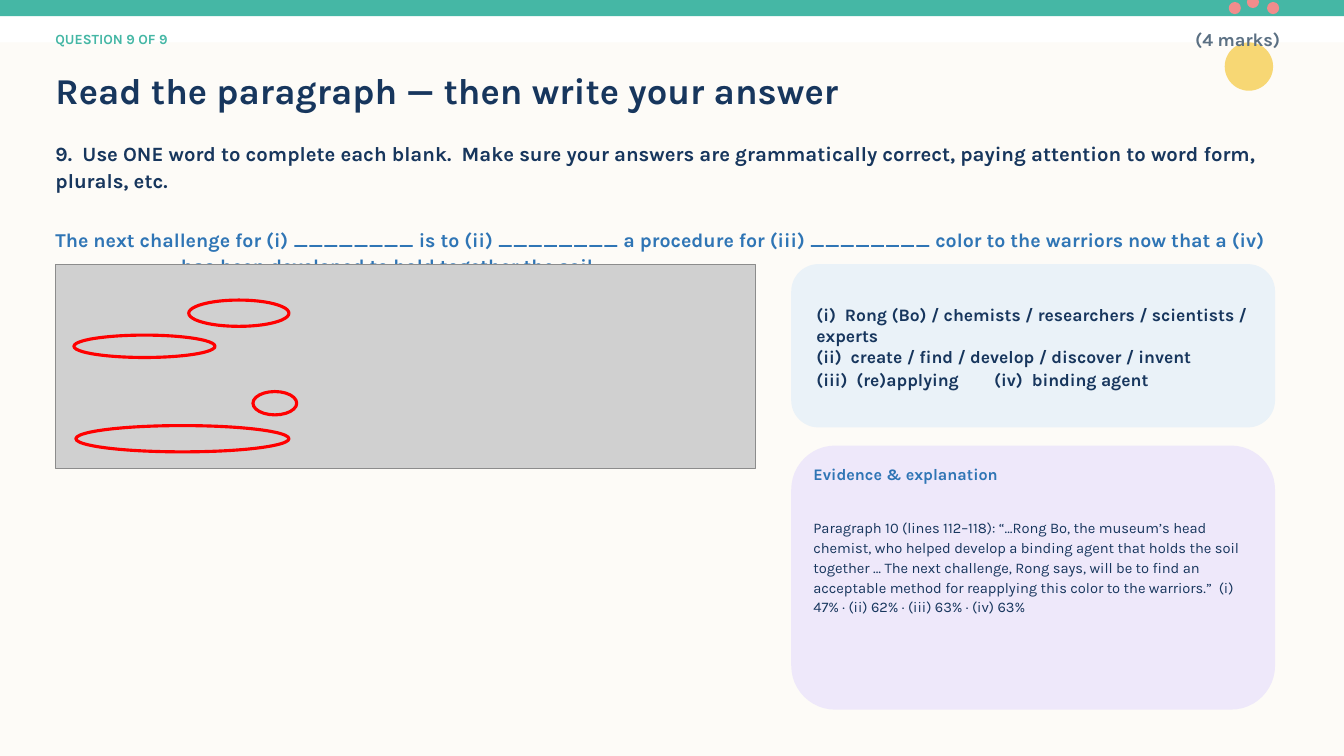
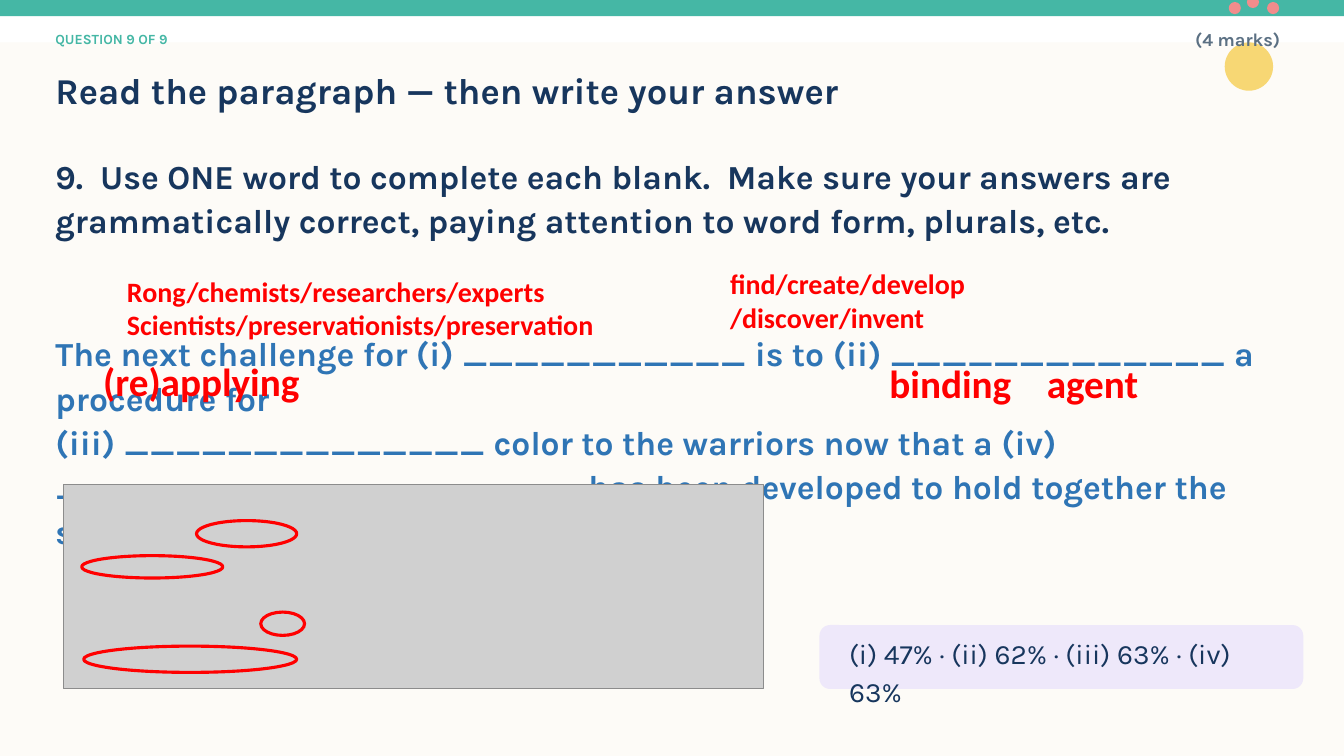
Before and after one commit to flyingbee2026/f6-sp-lesson4, a slide deck: slide 14 of F6_SP_Lesson_4_2013_Part_A_Open-Ended_PPT.pptx. Drawn at 1344x756 pixels with LibreOffice and Linux fonts; fonts in the diff are those of the drawing; grey boxes stand for pictures. Boxes give left, top, right and bottom in pixels: in the first picture for what was removed or moved away, otherwise in the second. Text is boxed around its words. In the diff, an @@ line names an element or a change of style, - is before the commit and + after.

Commit message:
Helen's finalized L4 deck: exp-card first (blinds), floating red answers (fade), trimmed evidence, taller Q6/Q8 crops

```diff
--- a/F6_SP_Lesson_4_2013_Part_A_Open-Ended_PPT.pptx
+++ b/F6_SP_Lesson_4_2013_Part_A_Open-Ended_PPT.pptx
@@ text at [55,166,1171,242]: size 14.5 to 24 pt in "9. Use ONE word to complete each ..." @@
@@ text "9. Use ONE word to ...": place and size @@
-text "9. Use ONE word to ..." at [55,146,1264,265]
+text "9. Use ONE word to ..." at [55,166,1254,553]
@@ rounded rectangle removed at [791,264,1275,427] @@
@@ text added at [127,282,593,342], 20 pt, text #FF0000, bold @@
+Rong/chemists/researchers/experts
+Scientists/preservationists/preservation
@@ text added at [730,274,965,330], 20 pt, text #FF0000, bold @@
+find/create/develop
+/discover/invent
@@ text removed at [816,308,1234,391] @@
-(i) Rong (Bo) / chemists / researchers / scientists / experts
-(ii) create / find / develop / discover / invent
-(iii) (re)applying (iv) binding agent
@@ text at [55,336,1254,553]: text changed; size 14 to 24 pt @@
-The next challenge for (i) ________ is to (ii) ________ a procedure for (iii) ________ color to the warriors now that a (iv) ________ has been developed to hold together the soil.
+The next challenge for (i) ___________ is to (ii) _____________ a procedure for
+(iii) ______________ color to the warriors now that a (iv) __________ _________ has been developed to hold together the soil.
@@ text added at [103,363,299,406], 28 pt, text #FF0000, bold @@
+(re)applying
@@ text added at [889,365,1138,405], 28 pt, text #FF0000, bold @@
+binding agent
@@ rounded rectangle: place and size @@
-rounded rectangle at [791,446,1275,710]
+rounded rectangle at [820,625,1304,689]
@@ 4 ellipses, 1 picture: place and size @@
-4 ellipses, 1 picture at [55,264,756,469]
+4 ellipses, 1 picture at [64,485,764,690]
@@ text at [849,644,1230,703]: text changed; size 10.5 to 20 pt @@
-Evidence & explanation
-Paragraph 10 (lines 112–118): “…Rong Bo, the museum’s head chemist, who helped develop a binding agent that holds the soil together … The next challenge, Rong says, will be to find an acceptable method for reapplying this color to the warriors.” (i) 47% · (ii) 62% · (iii) 63% · (iv) 63%
+(i) 47% · (ii) 62% · (iii) 63% · (iv) 63%
```
Also in this commit, not shown: 12 other slides changed, 1 other file.
